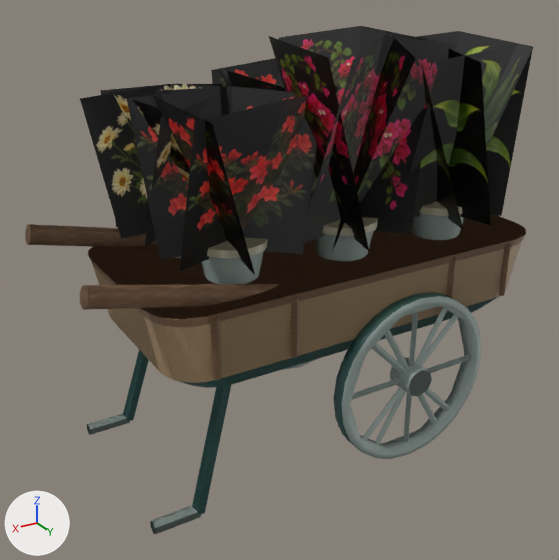
One commit to the FBX model unity/Assets/Suborned/Scenery/FlowerBarrow.fbx: the scene before it, then after it.
Camera for both pictures: a camera (50 mm lens) standing at (1.57, 2.5, 1.96) and looking at (0.09, 0.04, 0.73). Every picture has the same lights, and +X, +Y and +Z are marked at lower left. The picture after the commit comes second.

Before the edit, the objects in view are built like this:
```python
me_flowerbarrow_close = bpy.data.meshes.new('FlowerBarrow Close')
me_flowerbarrow_close.from_pydata(...)  # 976 vertices, 699 faces; spans x -0.96..0.98, y -0.5..0.51, z 0.0..1.68
me_flowerbarrow_close.materials.append(mat_harbour_architectural_finishes)  # picture img_streettradescolour_png
# before: 621 (-0.58, 0.19, 0.95), 622 (-0.64, 0.47, 1.64) at pixel (517, 44), 624 (-0.32, 0.24, 0.95), 625 (-0.32, 0.42, 1.6) at pixel (439, 60), 689 (-0.11, 0.18, 0.95)
# before: 694 (0.14, 0.25, 0.95), 695 (-0.15, 0.32, 1.68) at pixel (383, 36), 696 (0.11, 0.51, 1.64) at pixel (353, 59), 700 (0.18, 0.11, 1.68) at pixel (268, 35), 702 (-0.17, -0.07, 0.95)
# before: 703 (0.0, -0.16, 1.64) at pixel (274, 37), 756 (0.41, 0.42, 0.95) at pixel (255, 276), 757 (0.37, 0.16, 0.95), 758 (0.62, 0.12, 1.52) at pixel (152, 95), 759 (0.56, 0.43, 1.48) at pixel (212, 123)
me_flowerbarrow_horizon = bpy.data.meshes.new('FlowerBarrow Horizon')
me_flowerbarrow_horizon.from_pydata(...)  # 402 vertices, 291 faces; spans x -0.96..0.98, y -0.49..0.57, z 0.01..1.68
me_flowerbarrow_horizon.materials.append(mat_harbour_architectural_finishes)  # picture img_streettradescolour_png
me_flowerbarrow_street = bpy.data.meshes.new('FlowerBarrow Street')
me_flowerbarrow_street.from_pydata(...)  # 754 vertices, 539 faces; spans x -0.96..0.98, y -0.49..0.57, z 0.0..1.68
me_flowerbarrow_street.materials.append(mat_harbour_architectural_finishes)  # picture img_streettradescolour_png
# before: 478 (-0.84, 0.14, 0.95), 479 (-0.58, 0.19, 0.95), 480 (-0.64, 0.47, 1.64) at pixel (517, 44), 481 (-0.91, 0.3, 1.6) at pixel (533, 46), 531 (0.08, 0.0, 0.95)
# before: 532 (-0.11, 0.18, 0.95), 533 (-0.32, -0.03, 1.68) at pixel (361, 25), 534 (-0.02, -0.16, 1.64) at pixel (278, 37), 535 (-0.3, 0.36, 0.95) at pixel (410, 233), 536 (-0.46, 0.26, 1.64) at pixel (438, 41)
# before: 584 (0.41, 0.42, 0.95) at pixel (255, 276), 585 (0.37, 0.16, 0.95), 586 (0.62, 0.12, 1.52) at pixel (152, 95), 587 (0.56, 0.43, 1.48) at pixel (212, 123)
ob_flowerbarrow_close = bpy.data.objects.new('FlowerBarrow Close', me_flowerbarrow_close)
ob_flowerbarrow_close.location = (0.0, 0.0, 0.0)
ob_flowerbarrow_horizon = bpy.data.objects.new('FlowerBarrow Horizon', me_flowerbarrow_horizon)
ob_flowerbarrow_horizon.location = (0.0, 0.0, 0.0)
ob_flowerbarrow_street = bpy.data.objects.new('FlowerBarrow Street', me_flowerbarrow_street)
ob_flowerbarrow_street.location = (0.0, 0.0, 0.0)
```
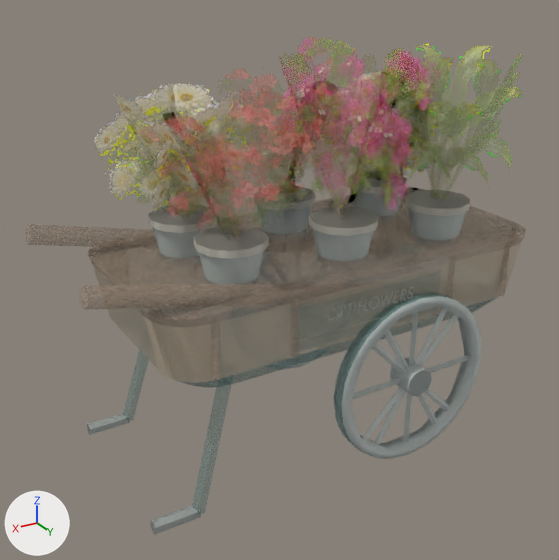
Where the change shows, as pixel boxes [x1, y1, x2, y2] in the pictures (559 x 560 px; the box of a moved part takes in the faces that stretch with it):
'FlowerBarrow Close', surface changed, reshaped: before [25, 26, 533, 534]; after [87, 39, 523, 534]
'FlowerBarrow Street', surface changed, reshaped: before [80, 26, 526, 459]; after [92, 52, 521, 459]
'FlowerBarrow Horizon', surface changed, reshaped: before [91, 86, 516, 459]; after [94, 37, 511, 459]
part 1 of me_flowerbarrow_street, added: after [332, 287, 414, 332]
part 2 of me_flowerbarrow_street, moved or reshaped: before [359, 26, 438, 234]; after [458, 55, 520, 172]
part 3 of me_flowerbarrow_street, recoloured: before [80, 26, 526, 459]; after [92, 52, 521, 459]
part 4 of me_flowerbarrow_horizon, added: after [299, 271, 438, 342]
part 5 of me_flowerbarrow_horizon, recoloured: before [91, 86, 516, 459]; after [94, 37, 511, 459]
part 6 of me_flowerbarrow_close, moved or reshaped: before [152, 37, 517, 275]; after [171, 55, 501, 233]
part 7 of me_flowerbarrow_close, recoloured: before [25, 26, 533, 534]; after [87, 39, 523, 534]

What changed in the scene script:
```text
Change img_streettradescolour_png:
    img_streettradescolour_png: load_image('StreetTradesColour.png', '../Materials/Play/StreetTradesColour.png', 1280, 1280, 'sRGB') -> load_image('StreetTradesColour.png', '../Materials/Play/StreetTradesColour.png', 1280, 1280, 'Non-Color')
Add mat_harbour_enamel__canvas_and_cut_flowers:
    mat_harbour_enamel__canvas_and_cut_flowers = bpy.data.materials.new('Harbour enamel, canvas and cut flowers')
    # uses the picture img_streettradescolour_png
Change me_flowerbarrow_street:
    used by ob_flowerbarrow_street; location = (0.0, 0.0, 0.0)
    verts and faces of me_flowerbarrow_street; kept vertices keep their numbers, new ones are numbered from 754
    remove me_flowerbarrow_street.from_pydata(...)  # 754 vertices, 539 faces; spans x -0.96..0.98, y -0.49..0.57, z 0.0..1.68
    add me_flowerbarrow_street.from_pydata(...)  # 758 vertices, 540 faces; spans x -0.96..0.98, y -0.49..0.57, z 0.0..1.68
    me_flowerbarrow_street part 1: the loose piece of 4 vertices spanning x -0.41..0.26, y -0.43, z 0.63..0.81 is copied, and the copy is moved by (0.0, 0.86, 0.0), in mat_harbour_enamel__canvas_and_cut_flowers; it spans x -0.41..0.26, y 0.43, z 0.63..0.81
    me_flowerbarrow_street part 2
    add delete_faces([(478, 479, 480, 481), (531, 532, 533, 534), (532, 535, 536, 533), (584, 585, 586, 587)])
    add faces += [(478, 481, 480, 479), (531, 534, 533, 532), (532, 533, 536, 535), (584, 587, 586, 585)]
    me_flowerbarrow_street part 3: 539 faces spanning x -0.96..0.98, y -0.49..0.57, z 0.0..1.68 switch from mat_harbour_architectural_finishes (picture img_streettradescolour_png) to mat_harbour_enamel__canvas_and_cut_flowers
Change me_flowerbarrow_close:
    used by ob_flowerbarrow_close; location = (0.0, 0.0, 0.0)
    verts and faces of me_flowerbarrow_close; kept vertices keep their numbers, new ones are numbered from 976
    remove me_flowerbarrow_close.from_pydata(...)  # 976 vertices, 699 faces; spans x -0.96..0.98, y -0.5..0.51, z 0.0..1.68
    add me_flowerbarrow_close.from_pydata(...)  # 980 vertices, 700 faces; spans x -0.96..0.98, y -0.5..0.51, z 0.0..1.68
    me_flowerbarrow_close part 6
    add delete_faces([(621, 622, 625, 624), (689, 695, 696, 694), (689, 700, 703, 702), (756, 757, 758, 759)])
    add faces += [(621, 624, 625, 622), (689, 694, 696, 695), (689, 702, 703, 700), (756, 759, 758, 757)]
    me_flowerbarrow_close part 7: 699 faces spanning x -0.96..0.98, y -0.5..0.51, z 0.0..1.68 switch from mat_harbour_architectural_finishes (picture img_streettradescolour_png) to mat_harbour_enamel__canvas_and_cut_flowers
    other edits to the shape of me_flowerbarrow_close do not show in these pictures
Change me_flowerbarrow_horizon:
    used by ob_flowerbarrow_horizon; location = (0.0, 0.0, 0.0)
    remove me_flowerbarrow_horizon.from_pydata(...)  # 402 vertices, 291 faces; spans x -0.96..0.98, y -0.49..0.57, z 0.01..1.68
    add me_flowerbarrow_horizon.from_pydata(...)  # 406 vertices, 292 faces; spans x -0.96..0.98, y -0.49..0.57, z 0.01..1.68
    me_flowerbarrow_horizon part 4: the loose piece of 4 vertices spanning x -0.41..0.26, y -0.43, z 0.63..0.81 is copied, and the copy is moved by (0.0, 0.86, 0.0), in mat_harbour_enamel__canvas_and_cut_flowers; it spans x -0.41..0.26, y 0.43, z 0.63..0.81
    me_flowerbarrow_horizon part 5: 291 faces spanning x -0.96..0.98, y -0.49..0.57, z 0.01..1.68 switch from mat_harbour_architectural_finishes (picture img_streettradescolour_png) to mat_harbour_enamel__canvas_and_cut_flowers
    other edits to the shape of me_flowerbarrow_horizon do not show in these pictures
```
